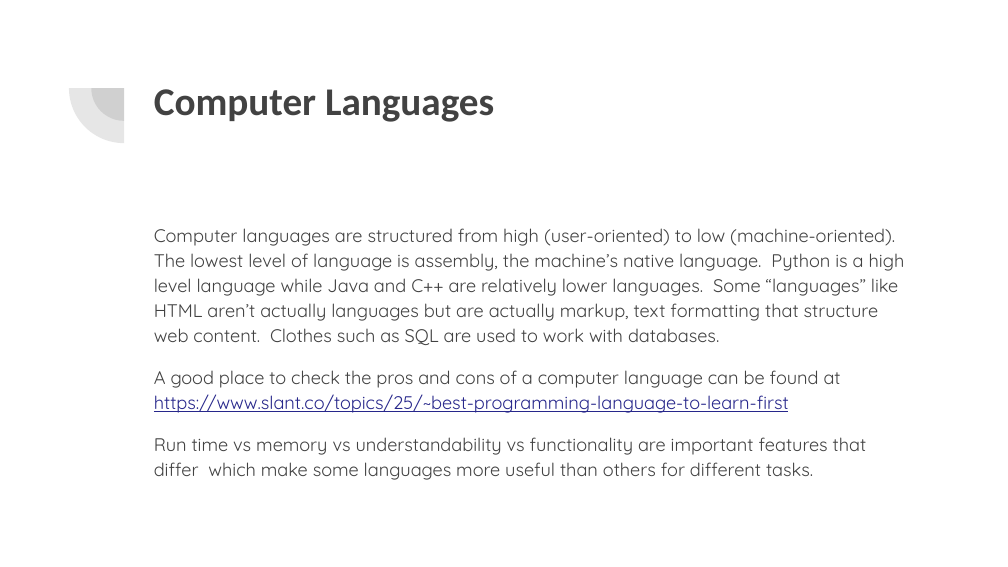
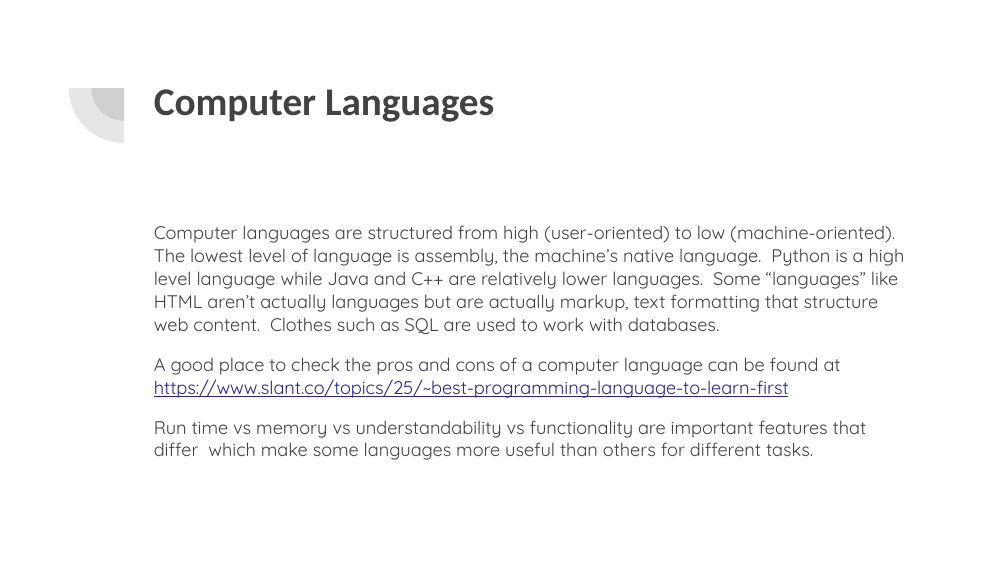
Before and after one commit to NolanSmithSolutions/Course, a slide deck: slide 12 of FutureApps/Your Data Science Future.pptx. Drawn at 1008x567 pixels with LibreOffice and Linux fonts; fonts in the diff are those of the drawing. Boxes give left, top, right and bottom in pixels: in the first picture for what was removed or moved away, otherwise in the second. Text is boxed around its words. In the diff, an @@ line names an element or a change of style, - is before the commit and + after.

```diff
--- a/FutureApps/Your Data Science Future.pptx
+++ b/FutureApps/Your Data Science Future.pptx
@@ text "Computer languages are structured from ..." at <box>154,225,905,460</box>: line spacing 1.15 to 1.05 @@
```
Also in this commit, not shown: 8 other slides changed, 1 slide added.
